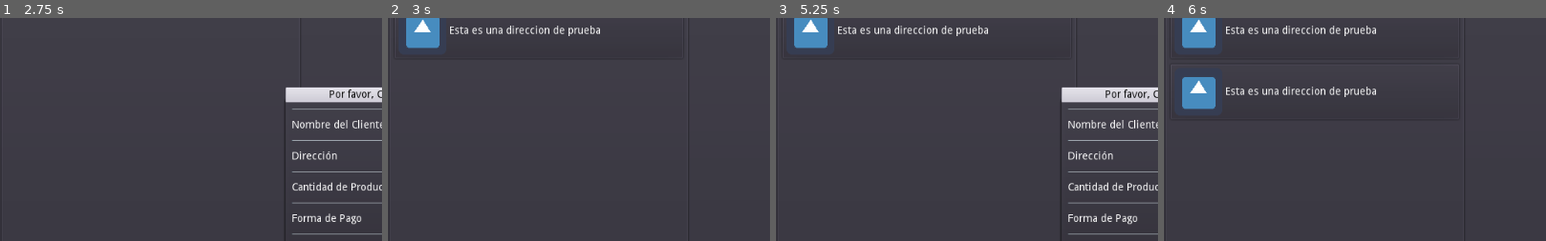
Above: before the commit, frames 1-4 (left to right).
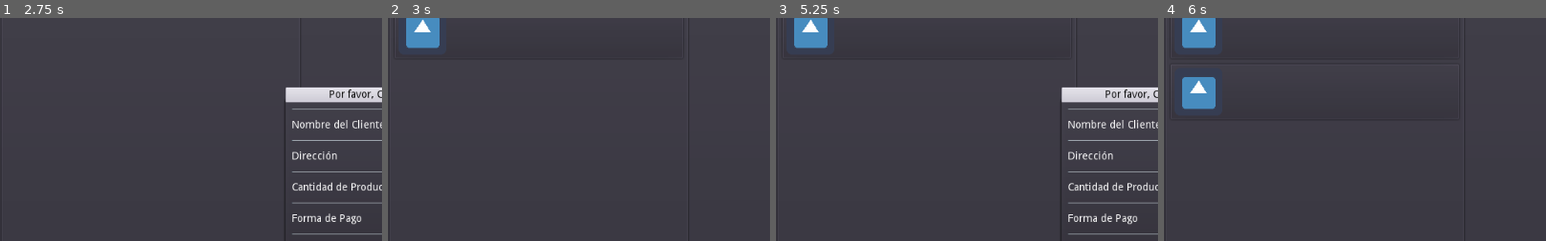
Above: after the commit, the same moments.

Repository: yaelatletl/GoogleAPI-Godot-Access
Game: Godot game, scene res://Main.tscn
Two runs of this game, one before a commit and one after it. Both use one fixed random seed, a clock stepped at 60 frames per second and the inputs below. The engine's default icon, where the game draws it, is replaced by a stand-in: a white triangle on a blue panel in a dark square.
Inputs (mouse positions are % of the whole screen's width and height, from its top left):
- Up to frame 1 (2.75 s): click "Añadir Punto" at 0.5 s; click "Selecciona" at 1.25 s; click (60, 62) at 2 s
- Up to frame 2 (3 s): click "OK" at 2.75 s
- Up to frame 3 (5.25 s): click (5, 12) at 3.52 s; click (5, 12) at 4.27 s; click "Añadir Punto" at 5 s
- Up to frame 4 (6 s): click "OK" at 5.75 s
The pictures show only the part of the screen within x 0-50%, y 10-60%; the shares and areas given below are measured in that part.

Frame 1 is identical in both runs. In frame 2, 0.7% of the frame differs, in the area x 16-56%, y 3-9%; in frame 3, 0.7%; in frame 4, 1.4%, in the area x 16-56%, y 3-36%.

Commit message:
implementa maps

Diff:
--- a/Formulario.tscn
+++ b/Formulario.tscn
@@ -12,11 +12,12 @@
 var point_info : Dictionary = {}
 
 func _on_ConfirmationDialog_confirmed() -> void:
-	point_info[\"direccion\"] = \"Esta es una direccion de prueba\"
+	point_info[\"direccion\"] = $HBoxContainer2/Valores/Direccion.text
 	emit_signal(\"request_new_point\", point_info)
 "
 
 [node name="ConfirmationDialog" type="ConfirmationDialog"]
+visible = true
 margin_left = 4.0
 margin_top = 19.0
 margin_right = 371.0
@@ -42,7 +43,7 @@
 
 [node name="VBoxContainer" type="VBoxContainer" parent="HBoxContainer2"]
 margin_right = 173.0
-margin_bottom = 216.0
+margin_bottom = 214.0
 size_flags_horizontal = 3
 size_flags_vertical = 3
 __meta__ = {
@@ -54,9 +55,9 @@
 margin_bottom = 4.0
 
 [node name="Label" type="Label" parent="HBoxContainer2/VBoxContainer"]
-margin_top = 7.0
+margin_top = 8.0
 margin_right = 173.0
-margin_bottom = 37.0
+margin_bottom = 38.0
 rect_min_size = Vector2( 0, 30 )
 text = "Nombre del Cliente"
 valign = 1
@@ -67,9 +68,9 @@
 margin_bottom = 46.0
 
 [node name="Label2" type="Label" parent="HBoxContainer2/VBoxContainer"]
-margin_top = 49.0
+margin_top = 50.0
 margin_right = 173.0
-margin_bottom = 79.0
+margin_bottom = 80.0
 rect_min_size = Vector2( 0, 30 )
 text = "Dirección"
 valign = 1
@@ -80,9 +81,9 @@
 margin_bottom = 88.0
 
 [node name="Label3" type="Label" parent="HBoxContainer2/VBoxContainer"]
-margin_top = 91.0
+margin_top = 92.0
 margin_right = 173.0
-margin_bottom = 121.0
+margin_bottom = 122.0
 rect_min_size = Vector2( 0, 30 )
 text = "Cantidad de Producto"
 valign = 1
@@ -93,9 +94,9 @@
 margin_bottom = 130.0
 
 [node name="Label4" type="Label" parent="HBoxContainer2/VBoxContainer"]
-margin_top = 133.0
+margin_top = 134.0
 margin_right = 173.0
-margin_bottom = 163.0
+margin_bottom = 164.0
 rect_min_size = Vector2( 0, 30 )
 text = "Forma de Pago"
 valign = 1
@@ -106,9 +107,9 @@
 margin_bottom = 172.0
 
 [node name="Label5" type="Label" parent="HBoxContainer2/VBoxContainer"]
-margin_top = 175.0
+margin_top = 176.0
 margin_right = 173.0
-margin_bottom = 205.0
+margin_bottom = 206.0
 rect_min_size = Vector2( 0, 30 )
 text = "Fecha de Entrega"
 valign = 1
@@ -118,20 +119,20 @@
 margin_right = 173.0
 margin_bottom = 214.0
 
-[node name="VBoxContainer2" type="VBoxContainer" parent="HBoxContainer2"]
+[node name="Valores" type="VBoxContainer" parent="HBoxContainer2"]
 margin_left = 177.0
 margin_right = 351.0
-margin_bottom = 216.0
+margin_bottom = 214.0
 size_flags_horizontal = 3
 size_flags_vertical = 3
 
-[node name="LineEdit" type="LineEdit" parent="HBoxContainer2/VBoxContainer2"]
+[node name="Cliente" type="LineEdit" parent="HBoxContainer2/Valores"]
 margin_right = 174.0
 margin_bottom = 39.0
 rect_min_size = Vector2( 0, 39 )
 placeholder_text = "Nombre del cliente"
 
-[node name="TextEdit" type="TextEdit" parent="HBoxContainer2/VBoxContainer2"]
+[node name="Direccion" type="TextEdit" parent="HBoxContainer2/Valores"]
 margin_top = 43.0
 margin_right = 174.0
 margin_bottom = 82.0
@@ -141,13 +142,13 @@
 "_edit_use_anchors_": false
 }
 
-[node name="SpinBox" type="SpinBox" parent="HBoxContainer2/VBoxContainer2"]
+[node name="Cantidad" type="SpinBox" parent="HBoxContainer2/Valores"]
 margin_top = 86.0
 margin_right = 174.0
 margin_bottom = 125.0
 rect_min_size = Vector2( 0, 39 )
 
-[node name="MenuButton" type="MenuButton" parent="HBoxContainer2/VBoxContainer2"]
+[node name="Pago" type="MenuButton" parent="HBoxContainer2/Valores"]
 margin_top = 129.0
 margin_right = 174.0
 margin_bottom = 168.0
@@ -159,20 +160,20 @@
 "_edit_use_anchors_": false
 }
 
-[node name="HBoxContainer" type="HBoxContainer" parent="HBoxContainer2/VBoxContainer2"]
+[node name="HBoxContainer" type="HBoxContainer" parent="HBoxContainer2/Valores"]
 margin_top = 172.0
 margin_right = 174.0
 margin_bottom = 211.0
 rect_min_size = Vector2( 0, 39 )
 
-[node name="LineEdit" type="LineEdit" parent="HBoxContainer2/VBoxContainer2/HBoxContainer"]
+[node name="LineEdit" type="LineEdit" parent="HBoxContainer2/Valores/HBoxContainer"]
 margin_top = 7.0
 margin_right = 138.0
 margin_bottom = 31.0
 size_flags_horizontal = 3
 size_flags_vertical = 4
 
-[node name="CalendarButton" type="TextureButton" parent="HBoxContainer2/VBoxContainer2/HBoxContainer"]
+[node name="CalendarButton" type="TextureButton" parent="HBoxContainer2/Valores/HBoxContainer"]
 margin_left = 142.0
 margin_right = 174.0
 margin_bottom = 39.0
--- a/Main.gd
+++ b/Main.gd
@@ -1,16 +1,22 @@
 extends PanelContainer
-
+const API_KEY = "AIzaSyDQtnZ10PrsZ9mz459NhSxdtqvjVV40G9o"
 onready var confirm_dialog = $HSplitContainer/TabContainer/Tabs/VBoxContainer/Control/ConfirmationDialog
 onready var icon = preload("res://location_icon.png")
+onready var http = $HTTPRequest
+onready var dircs = $Directions
+
+var points : Array = []
+var route : String = ""
 func _ready():
 	confirm_dialog.connect("request_new_point", self, "create_item")
-	$HTTPRequest.connect("request_completed", self, "_http_request_completed")
+	http.connect("request_completed", self, "_image_request_completed")
+	dircs.connect("request_completed", self, "_directions_request_completed")
+	make_request()
 
-	# Perform the HTTP request. The URL below returns a PNG image as of writing.
-	var error = $HTTPRequest.request("https://maps.googleapis.com/maps/api/staticmap?center=Centro+Historico,Puebla,PUE&zoom=15&size=512x512&key=AIzaSyDQtnZ10PrsZ9mz459NhSxdtqvjVV40G9o")
-	if error != OK:
-		push_error("An error occurred in the HTTP request.")
-
+func name_to_API(point_name : String):
+	point_name = point_name.replace(" ", "+")
+	point_name = point_name.trim_suffix("+")
+	return point_name
 
 func _on_Punto_pressed():
 	confirm_dialog.popup_centered()
@@ -22,12 +28,14 @@
 	var label = Label.new()
 	texx.texture_normal = icon
 	label.text = point_info.get("direccion")
+	points.append(point_info.get("direccion"))
 	panel.add_child(box)
 	box.add_child(texx)
 	box.add_child(label)
 	$HSplitContainer/TabContainer/Tabs/VBoxContainer/ScrollContainer/ItemList.add_child(panel)
+	make_request()
 
-func _http_request_completed(result, response_code, headers, body):
+func _image_request_completed(result, response_code, headers, body):
 	var image = Image.new()
 	var error = image.load_png_from_buffer(body)
 	if error != OK:
@@ -36,3 +44,28 @@
 	var tex = ImageTexture.new()
 	tex.create_from_image(image)
 	$HSplitContainer/ViewportContainer/TextureRect.texture = tex
+
+func _directions_request_completed(result, response_code, headers, body):
+	route = body.get_string_from_utf8()
+
+func make_request():
+	var base : String = "https://maps.googleapis.com/maps/api/staticmap?center=Centro+Historico,Puebla,PUE&zoom=15&size=512x512"
+	if points.size() > 0:
+		base = base + "&path=color:0x0000ff|weight:5|"
+		for point in points:
+			base = base + name_to_API(point) + "|"
+		base = base.trim_suffix("|")
+		# Perform the HTTP request. The URL below returns a PNG image as of writing.
+	print(base+"&key=AIzaSyDQtnZ10PrsZ9mz459NhSxdtqvjVV40G9o")
+	var error = http.request(base+"&key="+ API_KEY)
+	if error != OK:
+		push_error("An error occurred in the HTTP request.")
+
+func request_directions(from, to):
+	var base = "https://maps.googleapis.com/maps/api/directions/json?origin="
+	base = base + name_to_API(from)
+	base = base + "&destination=" + name_to_API(to)
+	base = base + "mode=driving&key=" + API_KEY
+	var error = dircs.request(base)
+	if error != OK:
+		push_error("An error occurred in the HTTP request.")
--- a/Main.tscn
+++ b/Main.tscn
@@ -119,4 +119,6 @@
 rect_min_size = Vector2( 512, 512 )
 
 [node name="HTTPRequest" type="HTTPRequest" parent="."]
+
+[node name="Directions" type="HTTPRequest" parent="."]
 [connection signal="pressed" from="HSplitContainer/TabContainer/Tabs/VBoxContainer/An_Punto" to="." method="_on_Punto_pressed"]
